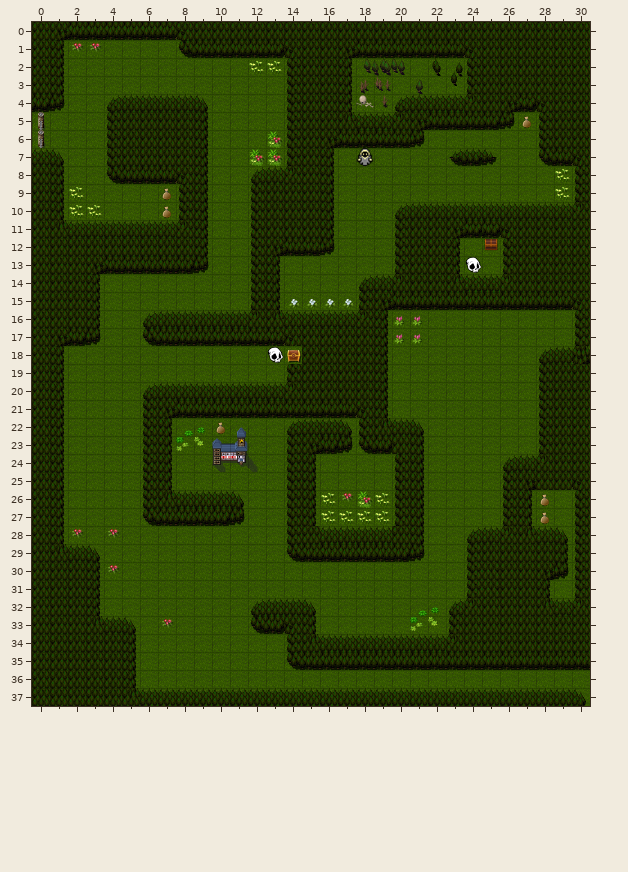
Tiled map (JSON), stored at assets/maps/LivingWoods.json. The picture above is the old version.
Cells are 32x32 px. Shown: x 0..30, y 0..37.
The same view after the edit:
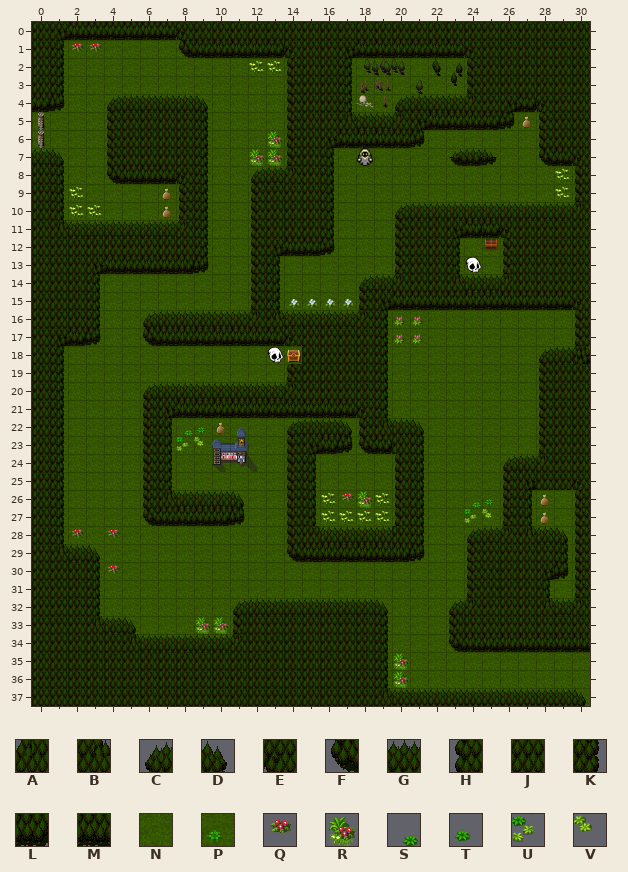
Key: from "Inq XP WM - World Map": A 443, B 444, C 446, D 447, E 451, F 454, G 470, H 477, J 478, K 479, L 486; from "Inq XP WM - World Map ex": M 464; from "discordantTriggers": N 0, P 30, Q 180, R 210, S 240, T 241, U 270, V 271.
_ is an empty cell.
See-through tiles are keyed as they look on the map.
From old to new:
Layer "foreground":
y 26: x 24..25 __ -> ST
y 27: x 24..25 __ -> UV
y 32: x 11..12 _C -> CG; x 15..19 D____ -> GGGGD; x 21..22 ST -> __
y 33: x 7 Q -> _; x 9..19 ___FLEK____ -> RRHJJJJJJJK; x 21..22 UV -> __
y 34: x 5..30 K________HBGGGGGGGAJJJJJJJ -> BGGGGGAJJJJJJJK___FMMMMMMM
y 35: x 5..30 K________FMMMMMMMMMMMMMMMM -> JJJJJJJJJJJJJJKR__________
y 36: x 5..20 K_______________ -> JJJJJJJJJJJJJJKR
y 37: x 5..19 BGGGGGGGGGGGGGG -> JJJJJJJJJJJJJJB
Layer "path":
y 32..33: x 11 N -> _; x 16..19 NNNN -> ____
y 34: x 6..13 NNNNNNNN -> ________; x 20..22 ___ -> NNN
y 35: x 6..13 NNNNNNNN -> ________; x 20..29 __________ -> NNNNNNNNNN
y 36: x 6..19 NNNNNNNNNNNNNN -> ______________
Layer "events":
y 26..27: x 24..25 __ -> PP
y 32: x 21..22 PP -> __
y 33: x 7 P -> _; x 9..10 __ -> PP; x 21..22 PP -> __
y 35: x 20 _ -> P; x 29 _ -> P
y 36: x 20 _ -> P
Pixel boxes of the changes (left, top, right, bottom) in both pictures:
added: (464, 499, 493, 524)
changed: (126, 598, 590, 706)
